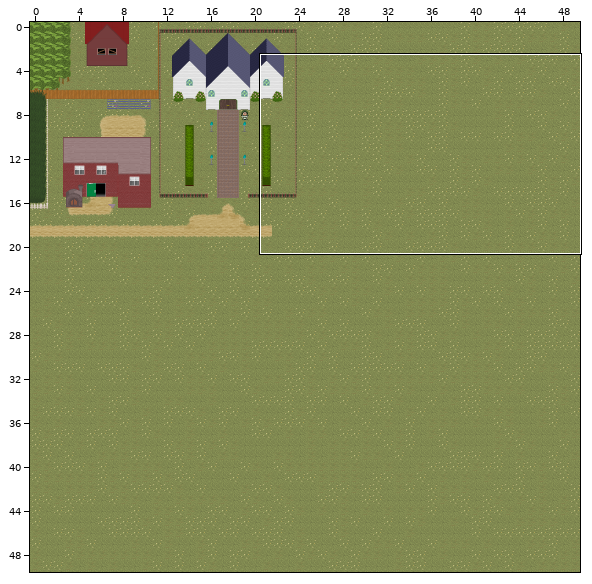
A Tiled map gets an edit: Maps/HollowSprings.tmx. The picture above shows the old version from afar; the outline marks the close-up.
Close-up. Before:
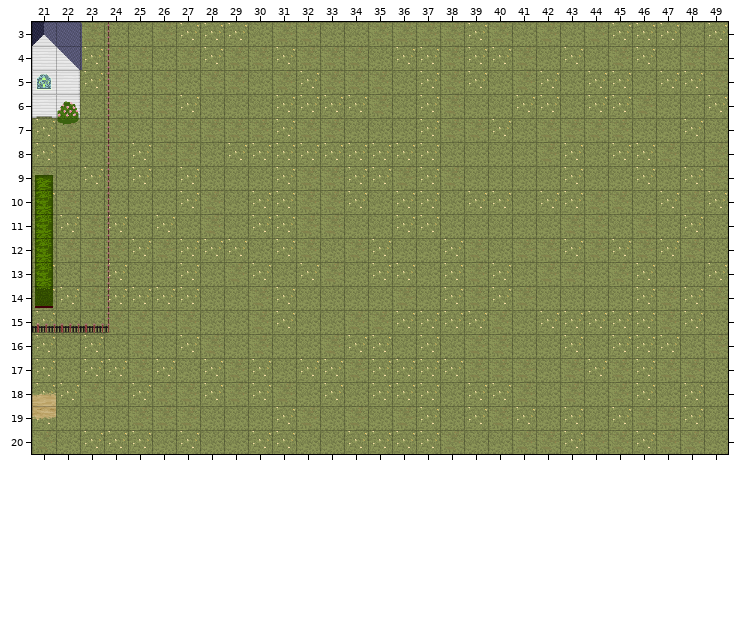
Cells are 32x32 px. Shown: x 21..49, y 3..20. Tiles whose own drawing changed are shown in their newer look in all pictures.
New version:
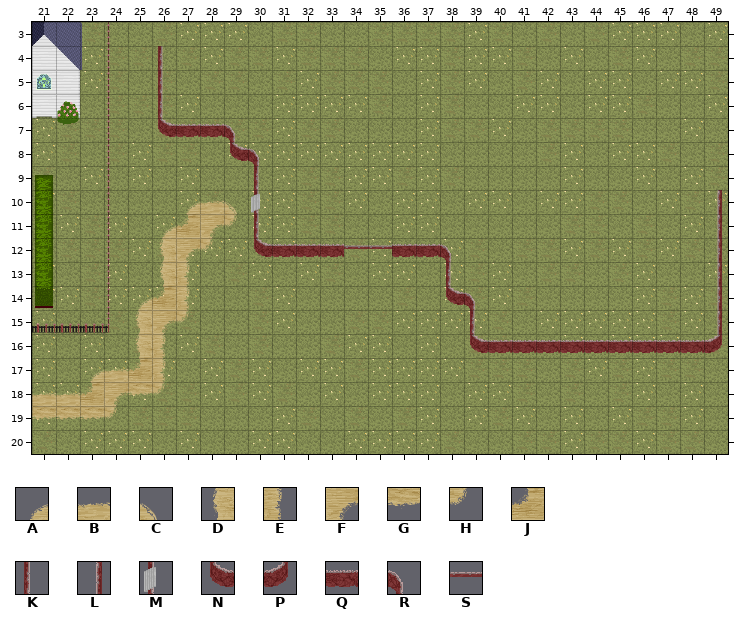
Key: from "hollowsprings": A 2, B 3, C 4, D 17, E 19, F 30, G 33, H 34, J 46, K 168, L 168 turned 180, M 181, N 183, P 183 flipped left-right, Q 184, R 185, S 198.
_ is an empty cell.
Commit message: lappy transfer
Diff:
Layer "Ground Layer2":
The author put tile A in row 10 at x 27; in row 11 at x 26; in row 14 at x 25; in row 17 at x 23.
The author put tile B in row 10 at x 28; in row 17 at x 24; in row 18 at x 22.
The author put tile C in row 10 at x 29.
The author put tile D in rows 12 to 13 at x 26; in rows 15 to 16 at x 25.
The author put tile E in rows 13 to 14 at x 27; in rows 16 to 17 at x 26.
The author put tile F in row 11 at x 28; in row 12 at x 27; in row 15 at x 26; in row 18 at x 24.
The author put tile G in row 18 at x 25; in row 19 at x 22 to 23.
The author put tile H in row 11 at x 29; in row 12 at x 28; in row 15 at x 27; in row 18 at x 26; in row 19 at x 24.
The author put tile J in row 11 at x 27; in row 14 at x 26; in row 17 at x 25; in row 18 at x 23.
The author put tile N in row 12 at x 30.
The author put tile Q in row 12 at x 31 to 33 and 36.
The author put tile S in row 12 at x 34 to 35.
Layer "Wall Dec":
The author put tile K in rows 4 to 6 at x 26; in row 9 at x 30; in row 11 at x 30; in row 13 at x 38; in row 15 at x 39.
The author put tile L in rows 10 to 15 at x 49.
The author put tile M in row 10 at x 30.
The author put tile N in row 7 at x 26; in row 8 at x 29; in row 14 at x 38; in row 16 at x 39.
The author put tile P in row 16 at x 49.
The author put tile Q in row 7 at x 27 to 28; in row 12 at x 37; in row 16 at x 40 to 48.
The author put tile R in row 7 at x 29; in row 8 at x 30; in row 12 at x 38; in row 14 at x 39.
Pixel boxes of the changes (left, top, right, bottom) in both close-ups:
added: (56, 46, 722, 422)
